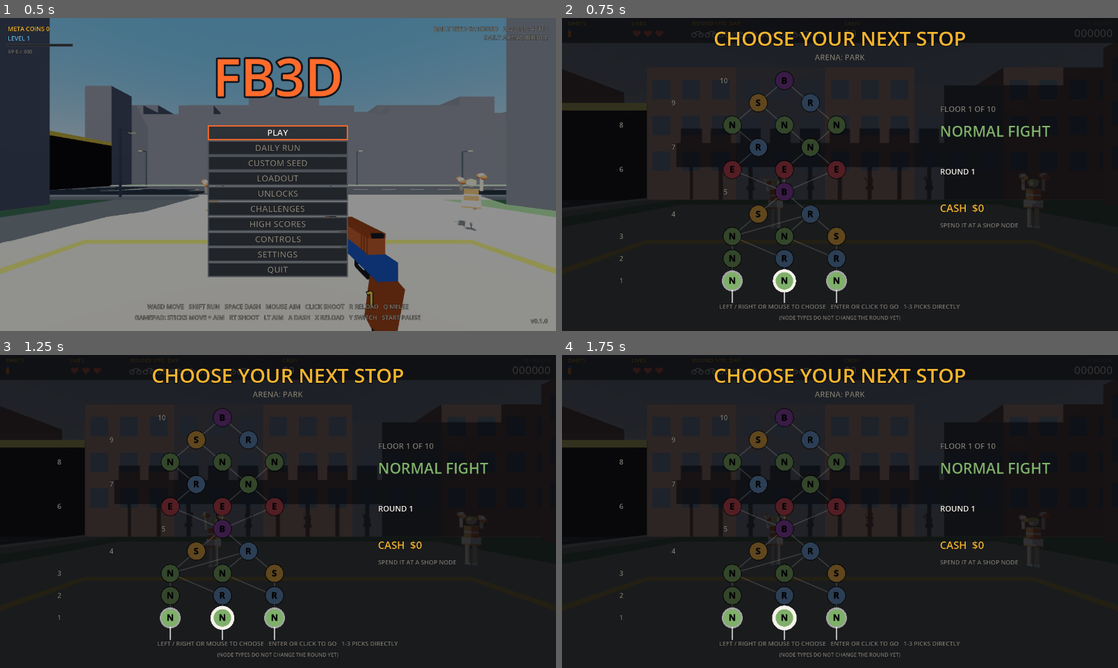
Above: before the commit, frames 1-4 (two rows, left to right).
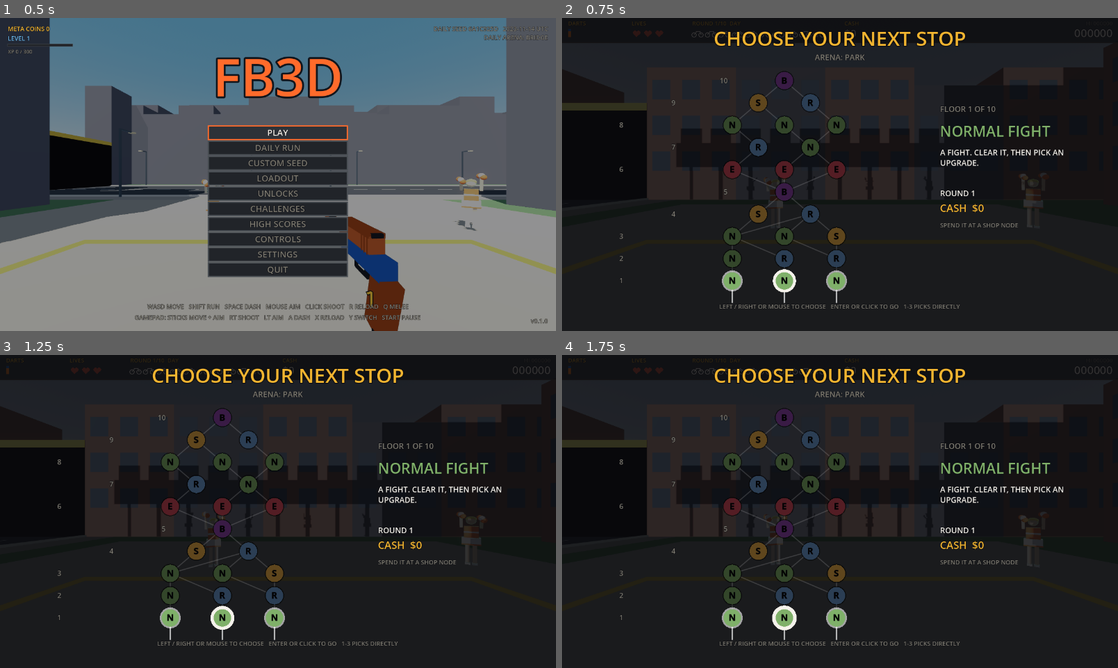
Above: after the commit, the same moments.

Repository: GVihi/FstreliBiciklina3D
Game: Godot game, scene res://main.tscn
Same seed, same stepped clock (60 frames per second), same inputs: the game is played once before the commit and once after it.
Inputs (mouse positions are in pixels of both pictures, inside the frame that each line leads up to):
- Up to frame 1 (0.5 s): no input
- Up to frame 2 (0.75 s): tap Enter at 0.5 s; move the mouse to (962, 158) at 0.52 s; hold Right from 0.53 s (still down); tap R at 0.6 s; click (962, 158) at 0.67 s
- Up to frame 3 (1.25 s): keep holding Right; tap Space at 0.77 s
- Up to frame 4 (1.75 s): release Right at 1.25 s; tap Space at 1.25 s; drag from (728, 527) to (812, 574) at 1.27 s

Frame 1 is identical in both runs. In frame 2, 0.6% of the frame differs, in the area x 39-91%, y 42-97%; in frame 3, 0.6%; in frame 4, 0.6%.

Commit message:
Say what the highlighted node does on the map screen
Roadmap B6.1 and B6.2: the map screen only showed a node's name, so the choice
was blind. The info panel now has one line under the name, for the highlighted
node:

- normal: a fight, then an upgrade
- elite: a harder fight, clear it for two upgrades (needs the B4 branch)
- shop and rest: no fight, and what the screen offers
- boss: a boss guards this floor / the final boss (the old boss lines, kept)

The lines are in MAP_LINES in scripts/hud.gd and wrap to at most 3 rows; the
ROUND line moved down to make room. The footer "(NODE TYPES DO NOT CHANGE THE
ROUND YET)" is removed, because it is no longer true. The event node has no
line: it is switched off in the alpha.

tools/map_node_lines_check.gd (new) checks that every node type on the maps has
a line, that the rows fit the panel, that the panel is clear of the nodes, and
that the rows sit clear of the style line, the ROUND line and the cash line at
1280x720 and 1920x1080. It was also run against a deliberately broken line to
make sure it fails.

Checked headless: map_node_lines, map_walk, map_viewer pass. Not checked: how
it looks in game (B6.3, the owner's look).

Diff:
--- a/scripts/hud.gd
+++ b/scripts/hud.gd
@@ -1269,6 +1269,40 @@
 const MAP_LETTERS = {
 	"normal": "N", "elite": "E", "shop": "S", "event": "?", "rest": "R", "boss": "B"
 }
+# One line for the highlighted node on the map screen: what choosing it does (README alpha B6). The event node has
+# none: it is switched off in the alpha (event weight 0 in `data/map_rules.json`). A boss has two, see map_node_line.
+const MAP_LINES = {
+	"normal": "A FIGHT. CLEAR IT, THEN PICK AN UPGRADE.",
+	"elite": "A HARDER FIGHT. CLEAR IT FOR TWO UPGRADES.",
+	"shop": "NO FIGHT. SPEND YOUR CASH ON ITEMS AND PERKS.",
+	"rest": "NO FIGHT. REFILL YOUR HEARTS OR TAKE AN EXTRA UPGRADE.",
+}
+const MAP_BOSS_LINE = "A BOSS GUARDS THIS FLOOR."
+const MAP_FINAL_LINE = "THE FINAL BOSS."
+
+
+# the line that says what a node of type t does; last_floor is true for the node on the final floor
+func map_node_line(t: String, last_floor: bool) -> String:
+	if t == "boss":
+		return MAP_FINAL_LINE if last_floor else MAP_BOSS_LINE
+	return str(MAP_LINES.get(t, ""))
+
+
+# left edge and width of the info panel on the right of the map screen
+func map_info_x() -> float:
+	return size.x * 0.68
+
+
+func map_info_width() -> float:
+	return size.x * 0.29
+
+
+# the line of a node, wrapped to the panel (empty for a type with no line)
+func map_node_lines(t: String, last_floor: bool, k: float) -> Array:
+	var line = map_node_line(t, last_floor)
+	if line == "":
+		return []
+	return _wrap(line, map_info_width(), int(18 * k))
 
 
 # Where the node of floor f (0-based) and lane i is drawn: floor 1 at the bottom, the final boss at the top,
@@ -1358,7 +1392,7 @@
 			draw_circle(p, r, fill)
 			_txt(MAP_LETTERS.get(t, "-"), p.x, p.y + 7.0 * k, int(20 * k), Color.BLACK, 1)
 	# the panel on the right: what the highlighted choice is
-	var px = size.x * 0.68
+	var px = map_info_x()
 	if g.map_choices.size() > 0:
 		var node = floors[next_f][g.map_choices[g.map_sel]]
 		var t = str(node["type"])
@@ -1370,15 +1404,11 @@
 			int(34 * k),
 			MAP_COLORS.get(t, TEXT)
 		)
-		if t == "boss":
-			_txt(
-				"THE FINAL BOSS" if next_f + 1 == floors.size() else "A BOSS GUARDS THIS FLOOR",
-				px,
-				size.y * 0.44,
-				int(18 * k),
-				TEXT
-			)
-		_txt("ROUND %d" % (next_f + 1), px, size.y * 0.5, int(18 * k), TEXT)
+		var ly = size.y * 0.44
+		for ln in map_node_lines(t, next_f + 1 == floors.size(), k):
+			_txt(ln, px, ly, int(18 * k), TEXT)
+			ly += 24.0 * k
+		_txt("ROUND %d" % (next_f + 1), px, size.y * 0.57, int(18 * k), TEXT)
 	# the cash waits for a shop node (README alpha B1.2): show what the player has to spend
 	_txt("CASH  $%d" % g.cash, px, size.y * 0.62, int(24 * k), GOLD)
 	_txt("SPEND IT AT A SHOP NODE", px, size.y * 0.67, int(14 * k), GRAY)
@@ -1390,7 +1420,6 @@
 		GRAY,
 		1
 	)
-	_txt("(NODE TYPES DO NOT CHANGE THE ROUND YET)", cx, size.y * 0.965, int(12 * k), GRAY, 1)
 
 
 # ---------------------------------------------------------------- pause menu
--- /dev/null
+++ b/tools/map_node_lines_check.gd
@@ -0,0 +1,141 @@
+extends SceneTree
+# Checks the line that says what the highlighted node does on the map screen (README alpha B6, Milestone D "Map
+# Nodes"). Run from the project folder:
+#   godot --headless --path . --script res://tools/map_node_lines_check.gd
+# It checks that
+#   - every node type that can appear on a generated map (all but the event, which is switched off in the alpha) has
+#     a line, and the mid boss and the final boss have different ones
+#   - at 1280x720 and 1920x1080 the line wraps to at most 3 rows, every row fits the info panel, the panel stays on
+#     screen, clear of the map nodes, and the rows sit between the node name and the ROUND line, clear of the style
+#     line at the top and of the cash line below
+#   - the map screen draws with each choice highlighted at both sizes
+# Exits with status 1 and prints the problems when a check fails.
+
+const SEEDS = [1, 2, 3, 0x9E378A43, 77, 1234]
+const SIZES = [Vector2(1280.0, 720.0), Vector2(1920.0, 1080.0)]
+const TYPES = ["normal", "elite", "shop", "rest", "boss"]
+
+var problems = []
+var main
+
+
+func _initialize() -> void:
+	main = load("res://main.tscn").instantiate()
+	root.add_child(main)
+	for i in range(3):
+		await process_frame
+	_check_every_type_has_a_line()
+	_check_layout()
+	await _check_drawing()
+	_finish()
+
+
+func _fail(text: String) -> void:
+	problems.append(text)
+
+
+func _check_every_type_has_a_line() -> void:
+	var seen = {}
+	for s in SEEDS:
+		main.start_game(false, s)
+		for fl in main.run_map["floors"]:
+			for node in fl:
+				seen[str(node["type"])] = true
+	for t in seen:
+		if t == "event":
+			continue
+		if main.hud.map_node_line(t, false) == "":
+			_fail("a %s node on the map has no line" % t)
+	for t in TYPES:
+		if main.hud.map_node_line(t, false) == "":
+			_fail("the type %s has no line" % t)
+	if main.hud.map_node_line("boss", true) == main.hud.map_node_line("boss", false):
+		_fail("the mid boss and the final boss have the same line")
+	if main.hud.map_node_line("boss", true) == "":
+		_fail("the final boss has no line")
+
+
+func _check_layout() -> void:
+	var hud = main.hud
+	for s in SIZES:
+		hud.size = s
+		var k = s.y / 720.0
+		var tag = "%dx%d" % [int(s.x), int(s.y)]
+		var px = hud.map_info_x()
+		var w = hud.map_info_width()
+		if px + w > s.x - 0.02 * s.x:
+			_fail("%s: the info panel runs off the right edge (%f + %f of %f)" % [tag, px, w, s.x])
+		# clear of the map: every node of the maps of several seeds ends left of the panel
+		for seed_value in SEEDS:
+			main.start_game(false, seed_value)
+			var floors = main.run_map["floors"]
+			for f in range(floors.size()):
+				for i in range(floors[f].size()):
+					var p = hud.map_node_pos(f, i)
+					if p.x + 28.0 * k > px:
+						_fail(
+							(
+								"%s seed %X: node %d/%d reaches the info panel"
+								% [tag, seed_value, f, i]
+							)
+						)
+		var top = s.y * 0.44  # first row of the line
+		var round_line = s.y * 0.57  # baseline of the ROUND line
+		var cash_line = s.y * 0.62  # baseline of the cash line (24 px text)
+		var style_line = s.y * 0.135  # the ARENA line at the top
+		if top - 18.0 * k < style_line + 18.0 * k:
+			_fail("%s: the line starts too close to the style line" % tag)
+		if round_line + 6.0 * k > cash_line - 24.0 * k:
+			_fail("%s: the ROUND line touches the cash line" % tag)
+		for t in TYPES:
+			for last in [false, true]:
+				if last and t != "boss":
+					continue
+				var rows: Array = hud.map_node_lines(t, last, k)
+				var name = "%s %s%s" % [tag, t, " (final)" if last else ""]
+				if rows.is_empty() or rows.size() > 3:
+					_fail("%s: the line wraps to %d rows, expected 1 to 3" % [name, rows.size()])
+					continue
+				for row in rows:
+					var rw = (
+						hud
+						. font
+						. get_string_size(str(row), HORIZONTAL_ALIGNMENT_LEFT, -1, int(18 * k))
+						. x
+					)
+					if rw > w + 1.0:
+						_fail("%s: a row is %f wide, the panel is %f" % [name, rw, w])
+				var bottom = top + float(rows.size() - 1) * 24.0 * k + 6.0 * k
+				if bottom > round_line - 18.0 * k:
+					_fail(
+						(
+							"%s: the rows (to %f) run into the ROUND line (%f)"
+							% [name, bottom, round_line]
+						)
+					)
+
+
+# the map screen at both sizes with every choice highlighted, so a drawing error shows up
+func _check_drawing() -> void:
+	main.start_game(false, SEEDS[0])
+	for s in SIZES:
+		main.hud.size = s
+		for i in range(maxi(1, main.map_choices.size())):
+			main.map_sel = i
+			for j in range(2):
+				main.hud.queue_redraw()
+				await process_frame
+	main.hud.size = Vector2(1280.0, 720.0)
+	if main.state != "map":
+		_fail("the run did not start on the map screen (state %s)" % main.state)
+
+
+func _finish() -> void:
+	if problems.is_empty():
+		print("map_node_lines_check: every node type has a line that fits the map screen")
+		quit(0)
+	else:
+		print("map_node_lines_check: %d problem(s)" % problems.size())
+		for p in problems.slice(0, 12):
+			print("  " + p)
+		quit(1)
